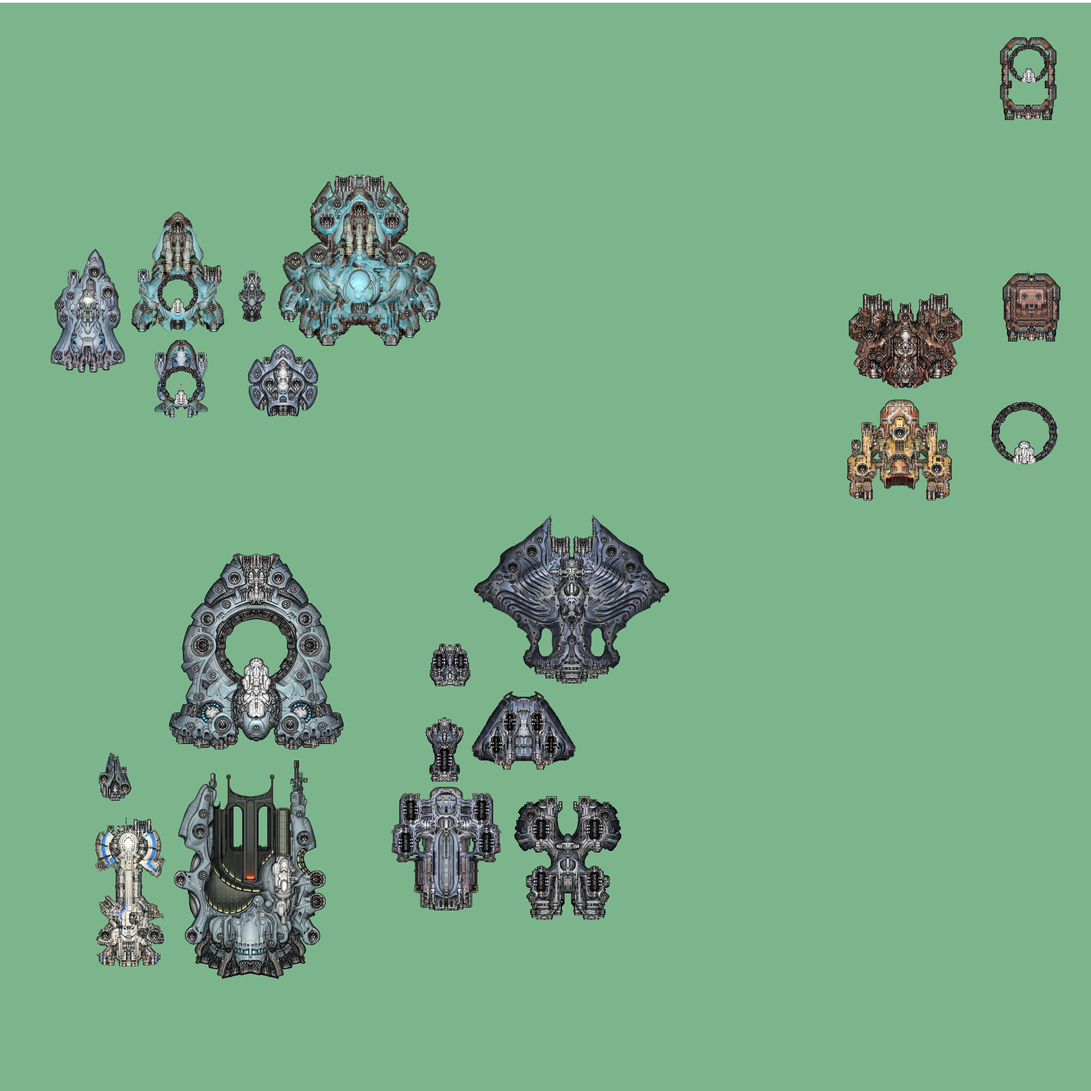
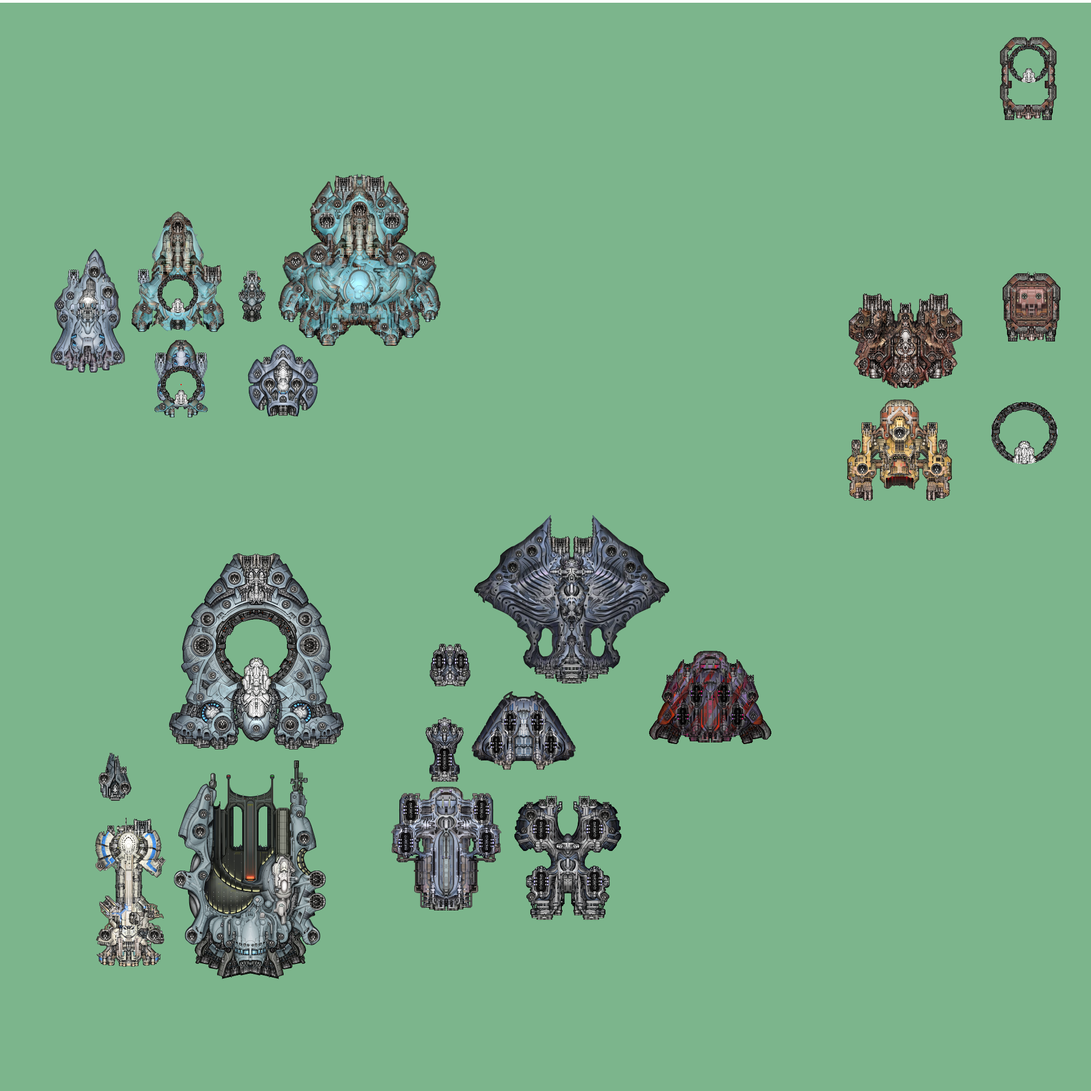
The second 1091x1091 image is a revision of the first. Changes to its layers:
added layer "DEA_Karabasan.png kopyası" above "Background" over [649, 651, 772, 745]
